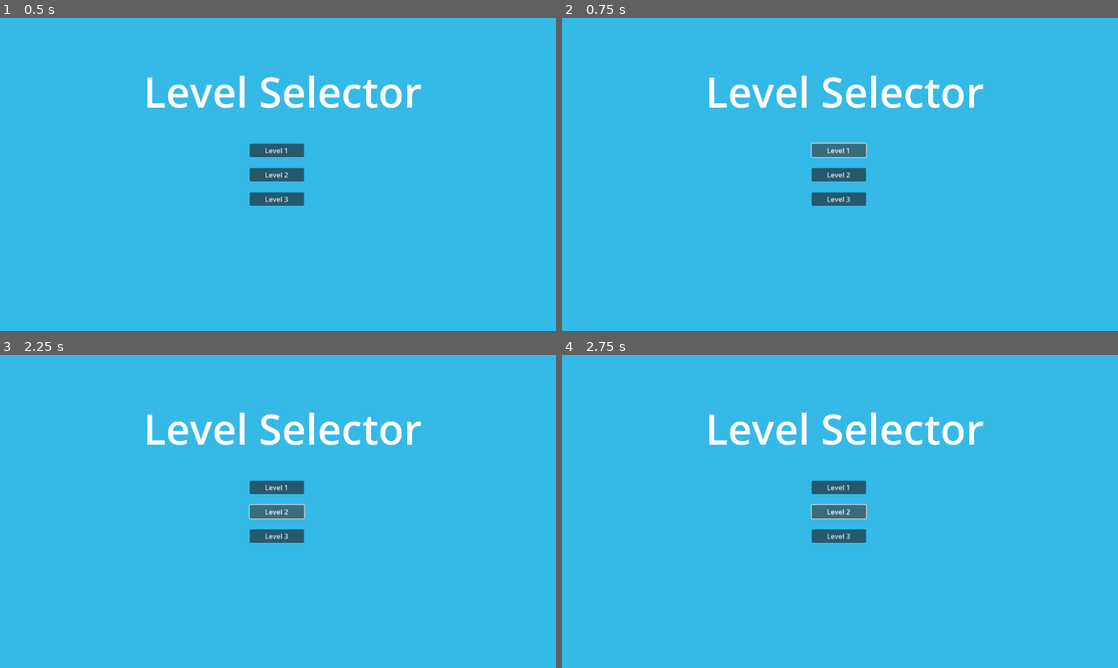
Above: before the commit, frames 1-4 (two rows, left to right).
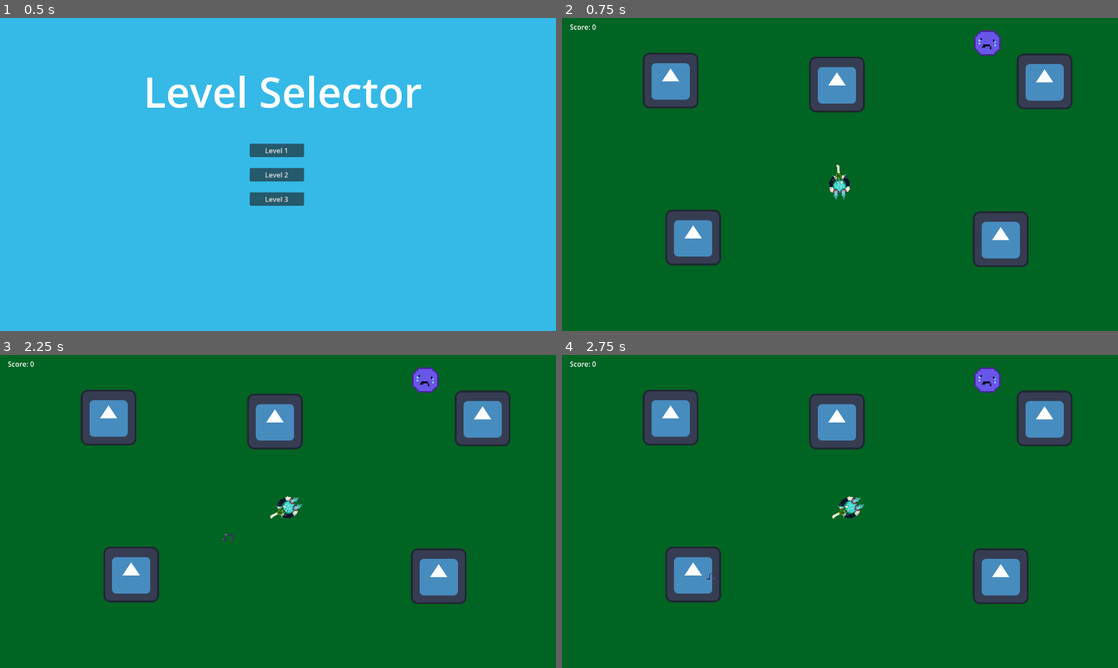
Above: after the commit, the same moments.

Repository: AsaM1taka/Shooter-Game
Game: Godot game, scene res://Scenes/level_selection.tscn
Two runs of this game, one before a commit and one after it. Both use one fixed random seed, a clock stepped at 60 frames per second and the inputs below. This scene is started directly instead of the project's main scene. The engine's default icon, where the game draws it, is replaced by a stand-in: a white triangle on a blue panel in a dark square.
Inputs (mouse positions are in pixels of both pictures, inside the frame that each line leads up to):
- Up to frame 1 (0.5 s): no input
- Up to frame 2 (0.75 s): click "Level 1" at 0.5 s
- Up to frame 3 (2.25 s): click (278, 486) at 1.25 s, where only the run before the commit has a clickable "Level 1"; click (278, 511) at 2 s, where only the run before the commit has a clickable "Level 2"
- Up to frame 4 (2.75 s): no input

Frame 1 is identical in both runs. In frame 2, 100% of the frame differs, in the area x 0-100%, y 0-100%; in frame 3, 100%; in frame 4, 100%.

Commit message:
connected level 1 button to the level 1 button

Diff:
--- a/shooter-shooter/Scenes/level_selection.tscn
+++ b/shooter-shooter/Scenes/level_selection.tscn
@@ -1,4 +1,6 @@
-[gd_scene format=3 uid="uid://b3x04u3xbfci3"]
+[gd_scene load_steps=2 format=3 uid="uid://b3x04u3xbfci3"]
+
+[ext_resource type="Script" uid="uid://csfg8p12rcp8k" path="res://scripts/level_selection.gd" id="1_1m0xv"]
 
 [node name="levelSelection" type="Control"]
 layout_mode = 3
@@ -7,6 +9,7 @@
 anchor_bottom = 1.0
 grow_horizontal = 2
 grow_vertical = 2
+script = ExtResource("1_1m0xv")
 
 [node name="MarginContainer" type="MarginContainer" parent="."]
 layout_mode = 1
@@ -67,3 +70,5 @@
 grow_horizontal = 2
 theme_override_font_sizes/font_size = 96
 text = "Level Selector"
+
+[connection signal="pressed" from="MarginContainer/VBoxContainer/Button" to="." method="_on_button_pressed"]
--- a/shooter-shooter/Scenes/shoot er.tscn
+++ b/shooter-shooter/Scenes/shoot er.tscn
@@ -4,7 +4,7 @@
 [ext_resource type="Script" uid="uid://d01gfxhobx3x2" path="res://scripts/world.gd" id="1_xb2n0"]
 [ext_resource type="PackedScene" uid="uid://ba31176o7tfyk" path="res://Scenes/player.tscn" id="2_ur70f"]
 [ext_resource type="PackedScene" uid="uid://c8nn2vckjtl6y" path="res://Scenes/enemy.tscn" id="3_ur70f"]
-[ext_resource type="Script" uid="uid://0344kmf5xh04" path="res://Scenes/Score.gd" id="5_wqrvu"]
+[ext_resource type="Script" uid="uid://0344kmf5xh04" path="res://scripts/Score.gd" id="5_wqrvu"]
 
 [sub_resource type="QuadMesh" id="QuadMesh_8jy7u"]
 
--- /dev/null
+++ b/shooter-shooter/scripts/level_selection.gd
@@ -0,0 +1,5 @@
+extends Control
+
+
+func _on_button_pressed() -> void:
+	get_tree().change_scene_to_file("res://Scenes/shoot er.tscn")
Renamed: shooter-shooter/Scenes/Score.gd -> shooter-shooter/scripts/Score.gd
Renamed: shooter-shooter/Scenes/Score.gd.uid -> shooter-shooter/scripts/Score.gd.uid
Not shown, added: shooter-shooter/scripts/level_selection.gd.uid
